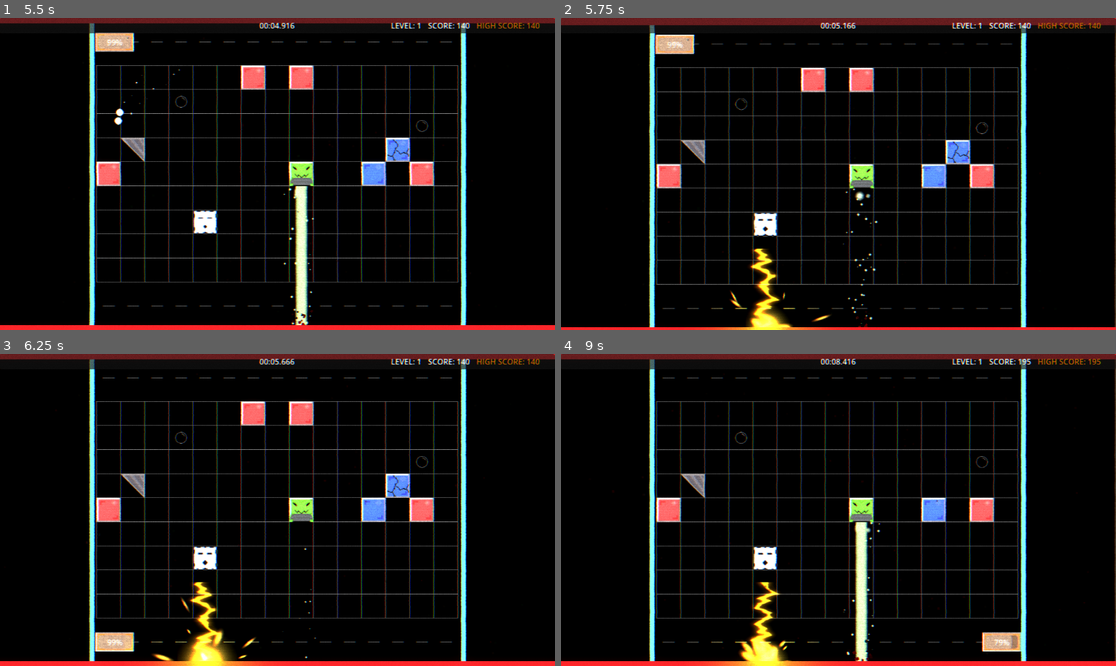
Above: before the commit, frames 1-4 (two rows, left to right).
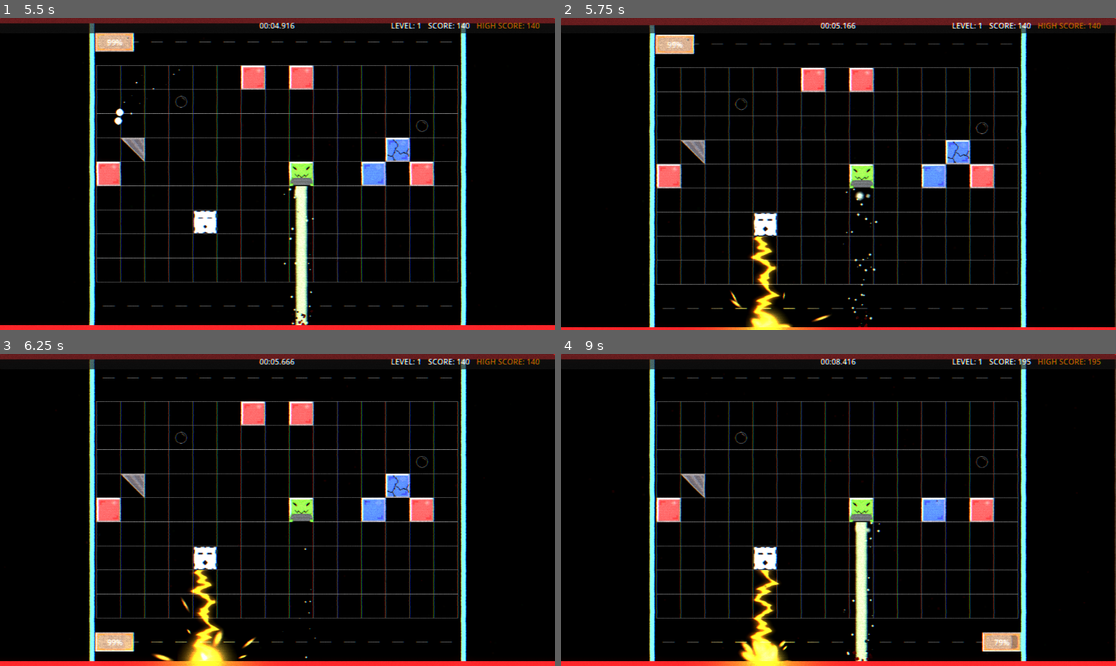
Above: after the commit, the same moments.

Repository: Nicheen/NotPong2025
Game: Godot game, scene res://scenes/menus/main_menu.tscn
Two runs of this game, one before a commit and one after it. Both use one fixed random seed, a clock stepped at 60 frames per second and the inputs below. Sound files missing from this copy of the repository are replaced by a short silence.
Inputs (mouse positions are in pixels of both pictures, inside the frame that each line leads up to):
- Up to frame 1 (5.5 s): click "START GAME" at 0.5 s; tap Enter (ui_accept) at 1.25, 1.52, 2.27, 3.77, 4.52, 5.27 s; move the mouse to (399, 158) at 1.27 s; hold D (move_right) 1.28-2.03 s; hold Shift (dash) 1.28-2.03 s; move the mouse to (166, 189) at 2.02 s; hold S (teleport_down) 2.03-2.78 s; click (166, 189) at 2.1 s; move the mouse to (333, 105) at 2.77 s; hold D (move_right) 2.78-3.53 s; hold Shift (dash) 2.78-3.53 s; move the mouse to (249, 236) at 3.52 s; hold W (teleport_up) 3.53-4.28 s; click (249, 236) at 3.6 s; move the mouse to (444, 220) at 4.27 s; hold Shift (dash) 4.28-5.03 s; hold A (move_left) from 4.28 s (still down); move the mouse to (111, 127) at 5.02 s; click (111, 127) at 5.1 s
- Up to frame 2 (5.75 s): keep holding A (move_left)
- Up to frame 3 (6.25 s): move the mouse to (305, 510) at 5.77 s; release A (move_left) at 5.78 s; hold S (teleport_down) from 5.78 s (still down); hold Shift (dash) from 5.78 s (still down)
- Up to frame 4 (9 s): move the mouse to (755, 432) at 6.52 s; release S (teleport_down) at 6.53 s; release Shift (dash) at 6.53 s; hold D (move_right) 6.53-7.28 s; click (755, 432) at 6.6 s; tap Enter (ui_accept) at 6.77, 7.52, 8.27 s; move the mouse to (960, 494) at 7.27 s; hold W (teleport_up) 7.28-8.03 s; hold Shift (dash) 7.28-8.03 s; move the mouse to (727, 525) at 8.02 s; hold D (move_right) 8.03-8.78 s; click (727, 525) at 8.1 s; move the mouse to (894, 441) at 8.77 s; hold S (teleport_down) from 8.78 s (still down); hold Shift (dash) from 8.78 s (still down)

Frame 1 is identical in both runs. In frame 2, 0.8% of the frame differs, in the area x 33-40%, y 69-97%; in frame 3, 0.8%; in frame 4, 0.8%.

Commit message:
Cloud block blixt fix

Diff:
--- a/NOTPONG/scenes/obj/blocks/block_cloud.gd
+++ b/NOTPONG/scenes/obj/blocks/block_cloud.gd
@@ -61,9 +61,11 @@
 		original_color = sprite.modulate
 		sprite.scale = Vector2(1.563, 1.563)  # Same size as block_blue
 
-	# Set up lightning effect (same as block_thunder)
+	# Set up lightning effect - spawn 25px below cloud center instead of 50px
 	if lightning_effect:
-		lightning_effect.setup_vertical_thunder(global_position)
+		# Calculate position 25px below the cloud center
+		var lightning_start_pos = Vector2(global_position.x, global_position.y)
+		lightning_effect.setup_vertical_thunder(lightning_start_pos)
 		lightning_effect.visible = false
 
 		# Connect to lightning controller signals
@@ -72,7 +74,7 @@
 		if lightning_effect.has_signal("thunder_deactivated"):
 			lightning_effect.thunder_deactivated.connect(_on_lightning_deactivated)
 
-		print("Lightning effect configured for cloud block")
+		print("Lightning effect configured for cloud block - spawning 25px below center")
 
 	# Start lightning timer
 	lightning_timer = 0.0
@@ -123,7 +125,7 @@
 	print("Cloud block received lightning activation signal")
 
 func _on_lightning_deactivated():
-	"""Called when the lightning controller deactivates"""
+	"""Called when the lightning controller deactivated"""
 	lightning_active = false
 	lightning_warning = false
 	update_sprite()
--- a/NOTPONG/scripts/effects/thunder_controller.gd
+++ b/NOTPONG/scripts/effects/thunder_controller.gd
@@ -76,7 +76,7 @@
 
 	# Calculate positions in world coordinates
 	var thunder_world_pos = pos
-	var start_world = Vector2(thunder_world_pos.x + 5, global_position.y + 50)
+	var start_world = Vector2(thunder_world_pos.x + 5, global_position.y + 25)
 	var end_world = Vector2(thunder_world_pos.x + 5, BOTTOM_BOUNDARY - 9)
 
 	# Convert to local coordinates relative to this thunder effect
Not shown: 4 places in NOTPONG/effects/thunder.tscn that only renumber resources
Not shown: 1 places in NOTPONG/scenes/obj/blocks/block_cloud.tscn that only renumber resources
